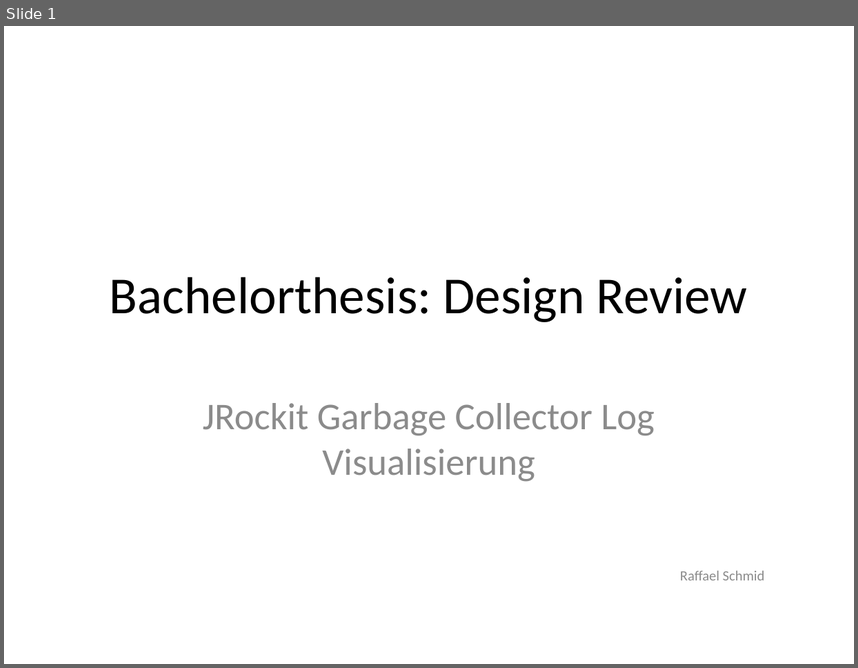
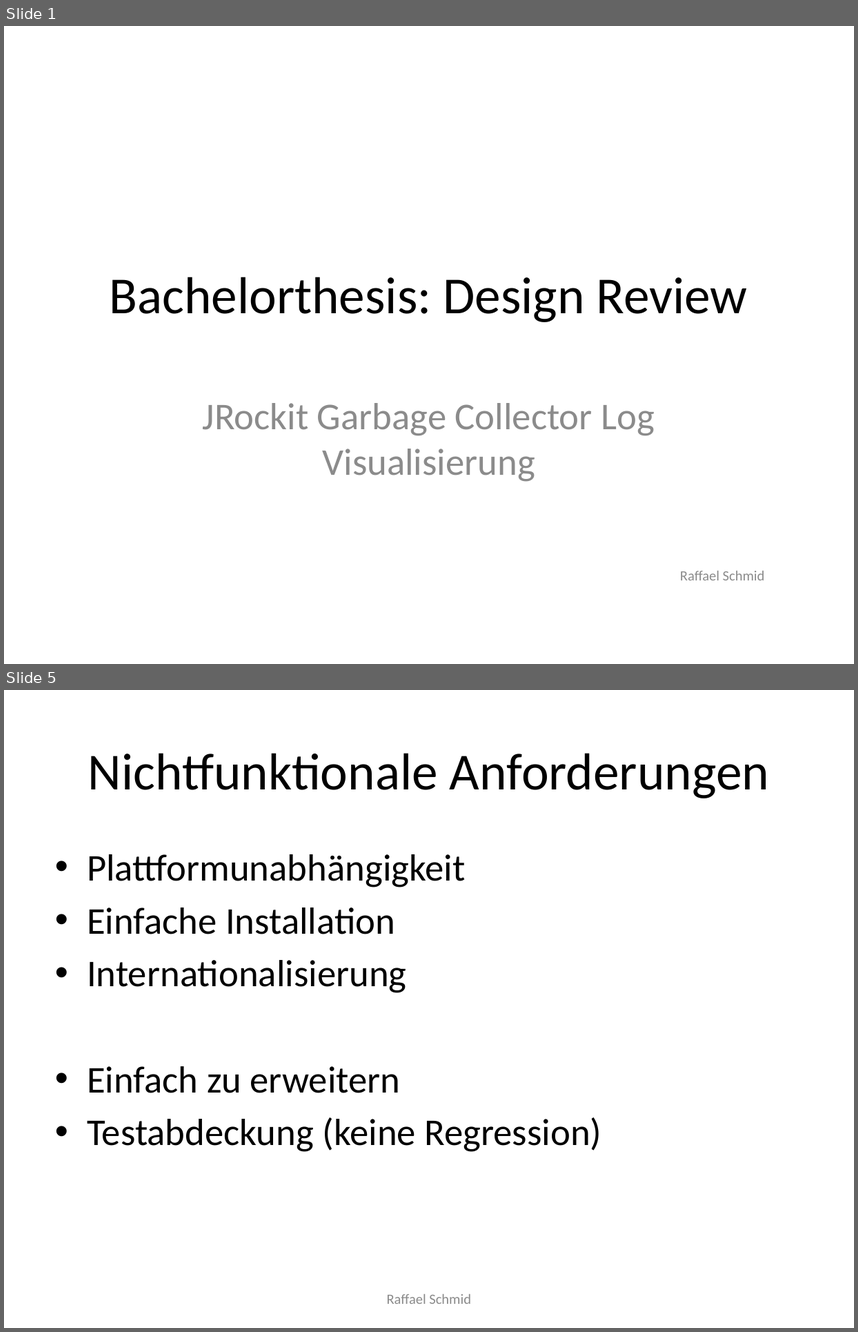
Before and after one commit to raffaelschmid/bachelorthesis, a slide deck: Dokumentation/Praesentation Design Review/rschmid_bachelorthesis_designreview_prasentation.pptx. Shown one above the other, each under a label of ours: slide 1 before the commit, slides 1 and 5 after it; the slides between them are not shown. The pictures are 858x668 and 858x1332 pixels, drawn with LibreOffice and Linux fonts; fonts in the diff are those of the drawing. Boxes give left, top, right and bottom in pixels: in the first picture for what was removed or moved away, otherwise in the second. Text is boxed around its words. In the diff, an @@ line names an element or a change of style, - is before the commit and + after.

```diff
--- a/Dokumentation/Praesentation Design Review/rschmid_bachelorthesis_designreview_prasentation.pptx
+++ b/Dokumentation/Praesentation Design Review/rschmid_bachelorthesis_designreview_prasentation.pptx
@@ slide 5 added at [4,690,854,1328], background #FFFFFF @@
@@ title added at [88,753,769,798], 44 pt, text #000000 @@
+Nichtfunktionale Anforderungen
@@ text added at [87,854,602,1152], 32 pt, text #000000 @@
+• Plattformunabhängigkeit
+• Einfache Installation
+• Internationalisierung
+• Einfach zu erweitern
+• Testabdeckung (keine Regression)
@@ text added at [387,1294,471,1303], 12 pt, text #8C8C8C @@
+Raffael Schmid
```
Also in this commit, not shown: 1 slide changed, 13 other slides added, 9 other files.
